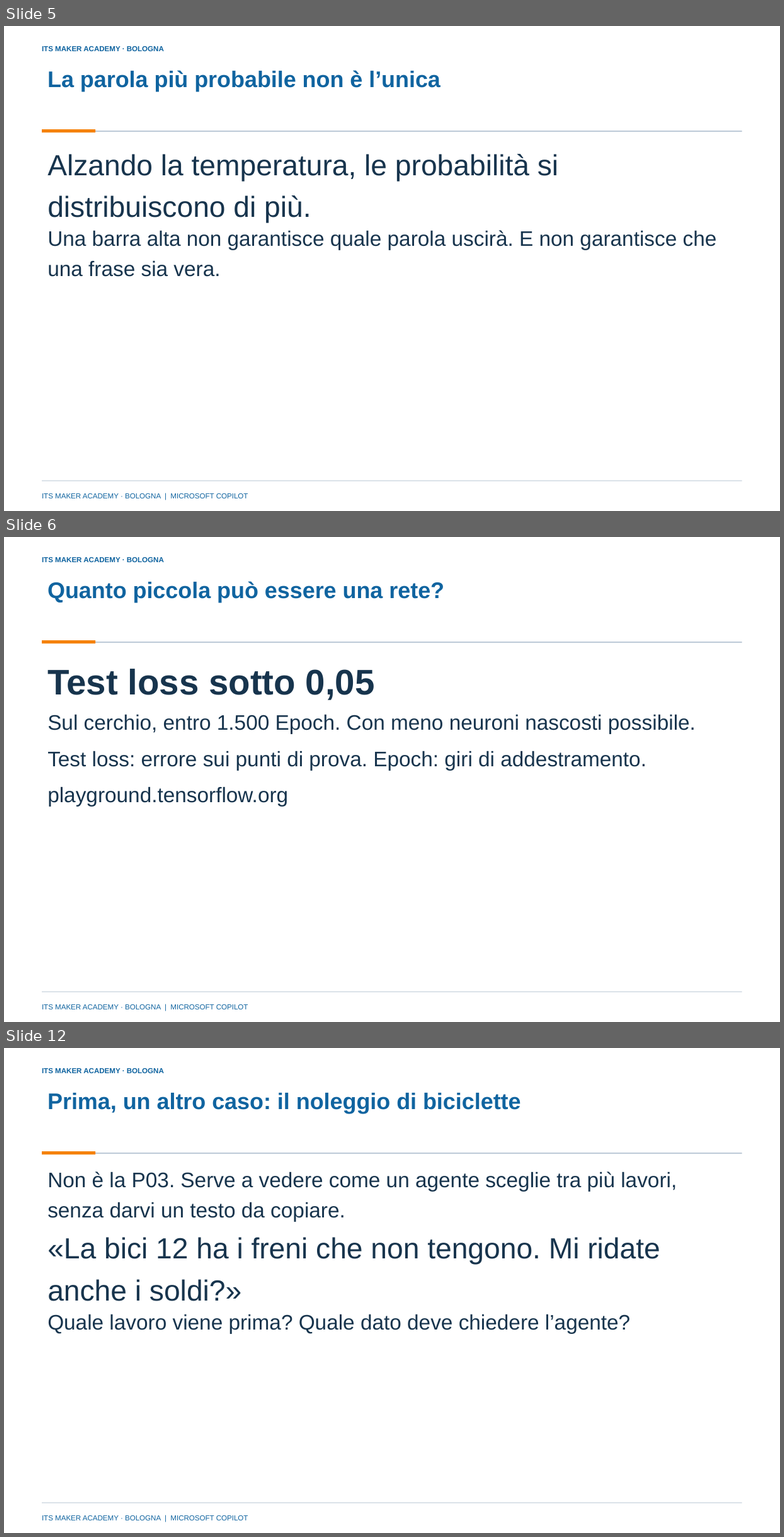
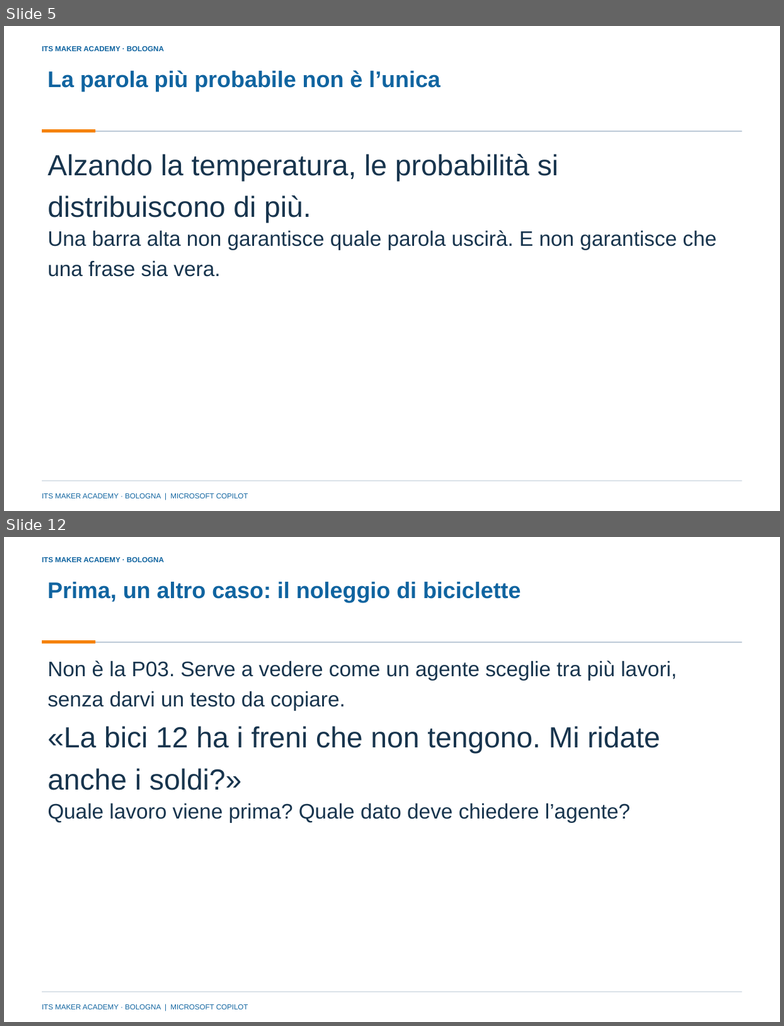
Before and after one commit to franzo9393/ITSCorso_UnslothStudio-Git, a slide deck: lezione 4 - reti neurali e agenti con orchestrazione/Lezione4_Reti_neurali_e_agenti_con_orchestrazione_ITS_MAKER.pptx. Shown one above the other, each under a label of ours: slides 5, 6 and 12 before the commit, slides 5 and 12 after it; the slides between them are not shown. The pictures are 784x1537 and 784x1026 pixels, drawn with LibreOffice and Linux fonts; fonts in the diff are those of the drawing; background and template pictures are left out. Boxes give left, top, right and bottom in pixels: in the first picture for what was removed or moved away, otherwise in the second. Text is boxed around its words. In the diff, an @@ line names an element or a change of style, - is before the commit and + after.

Commit message:
Lezione 4: Playground al centro (quanti neuroni servono), Flappy solo dimostrazione del docente

```diff
--- a/lezione 4 - reti neurali e agenti con orchestrazione/Lezione4_Reti_neurali_e_agenti_con_orchestrazione_ITS_MAKER.pptx
+++ b/lezione 4 - reti neurali e agenti con orchestrazione/Lezione4_Reti_neurali_e_agenti_con_orchestrazione_ITS_MAKER.pptx
@@ slide 6 removed at <box>4,537,780,1022</box>, background picture (left out); not listed: 5 template elements that a slide beside it also shows @@
@@ title removed at <box>47,581,444,603</box> @@
-Quanto piccola può essere una rete?
@@ text removed at <box>47,669,375,700</box> @@
-Test loss sotto 0,05
@@ text removed at <box>47,714,696,734</box> @@
-Sul cerchio, entro 1.500 Epoch. Con meno neuroni nascosti possibile.
@@ text removed at <box>47,751,647,770</box> @@
-Test loss: errore sui punti di prova. Epoch: giri di addestramento.
@@ text removed at <box>47,786,288,806</box> @@
-playground.tensorflow.org
```
Also in this commit, not shown: 2 slides changed, 4 slides added, 3 other slides removed, 10 other files.
